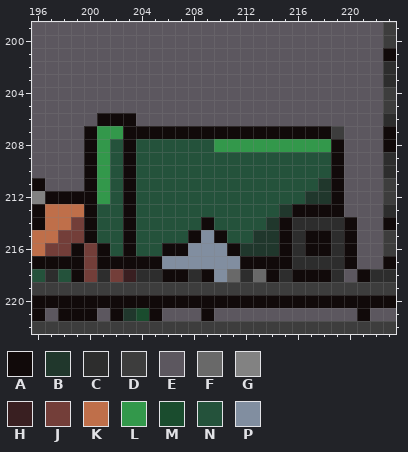
Pixel-art file: Aseprite WIP/maps/courtyard.aseprite. Above, as it was before the edit.
224x224 pixels, 1 frame. Colours within 5 levels of each other are drawn and written as one. Shown: x 196..223, y 199..222.
Visible layers, top first: "fence", "kanye and extra", "base".
Palette (. is transparent): A #110a0a  B #20372c  C #2d2d2d  D #3d3d3d  E #5c575f  F #696969  G #828282  H #391f21  J #733e39  K #bf6f4a  L #33984b  M #1a4c2e  N #24523b  P #818ea0
Pixels before, first column x 196:
199 EEEEEEEEEEEEEEEEEEEEEEEEEEED
200 EEEEEEEEEEEEEEEEEEEEEEEEEEED
201 EEEEEEEEEEEEEEEEEEEEEEEEEEEA
202 EEEEEEEEEEEEEEEEEEEEEEEEEEEC
203 EEEEEEEEEEEEEEEEEEEEEEEEEEEC
204 EEEEEEEEEEEEEEEEEEEEEEEEEEED
205 EEEEEEEEEEEEEEEEEEEEEEEEEEED
206 EEEEEAAAEEEEEEEEEEEEEEEEEEEC
207 EEEEALLAAAAAAAAAAAAAAAADEEEA
208 EEEEALNANNNNNNLLLLLLLLLAEEEA
209 EEEEALNANNNNNNNNNNNNNNNAEEEC
210 EEEEALNANNNNNNNNNNNNNNNAEEEC
211 AEEEALNANNNNNNNNNNNNNNBAEEED
212 GAAAALNANNNNNNNNNNNNNBBAEEED
213 AKKKANNANNNNNNNNNNNBAAAAEEEC
214 AKKJANNANNNNNANNNNBACCCCAEEA
215 KKJJANNANNNNAPANNBBACAACAEED
216 KJJAJANANNAAPPPABBBACAACAEED
217 AAAAJAAAAAPPPPPPAAAACCCCAEEA
218 NCNAJCJHCCAACAPFCFACAAACEACC
219 DDDDDDDDDDDDDDDDDDDDDDDDDDDD
220 AAAAAAAAAAAAAAAAAAAAAAAAAAAA
221 AEAAAEABMAEEEAEEEEEEEEEEEAEE
222 DDDDDDDDDDDDDDDDDDDDDDDDDDDD
After:
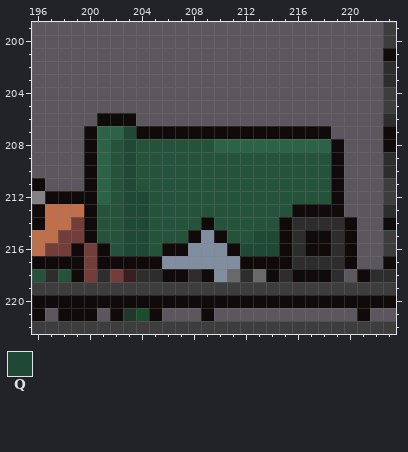
Colours new in this view: Q #204935
Edits made:
colour L: #33984b -> #2c6348
Changed rows in their new state; - is a pixel that keeps its letter.
Layer "kanye and extra":
first column x 203:
207 Q---------------E
208 Q----------------
209 Q----------------
210 Q----------------
211 Q--------------N-
212 QQ------------NN-
213 QQ----------N----
214 QQ---------N-----
215 QQ--------QQ-----
216 QQ-------QQQ-----
Boxes around the changes in both pictures, in picture pixels (x1, y1, x2, y2):
changed: (97, 126, 149, 256)
changed: (214, 126, 344, 256)
